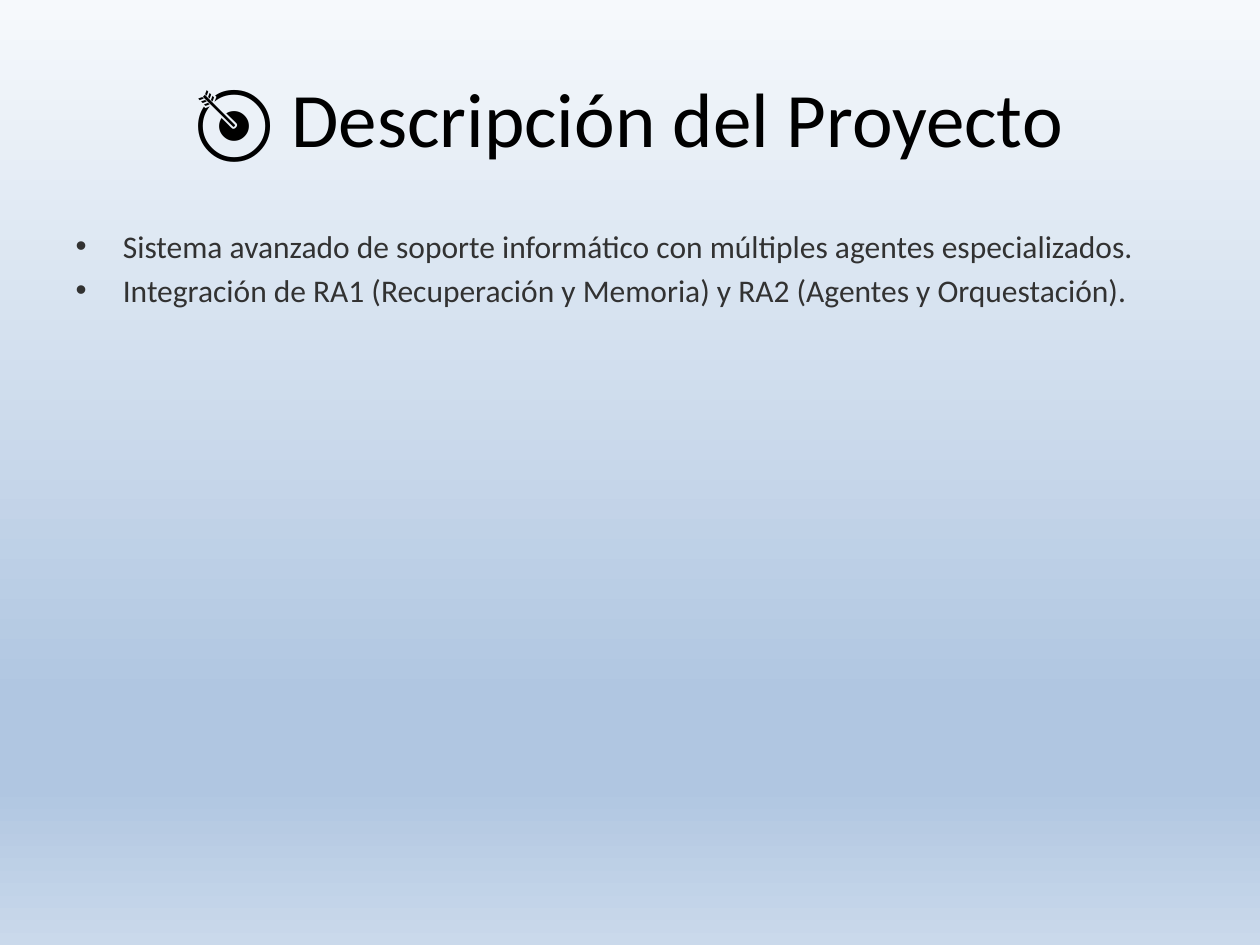
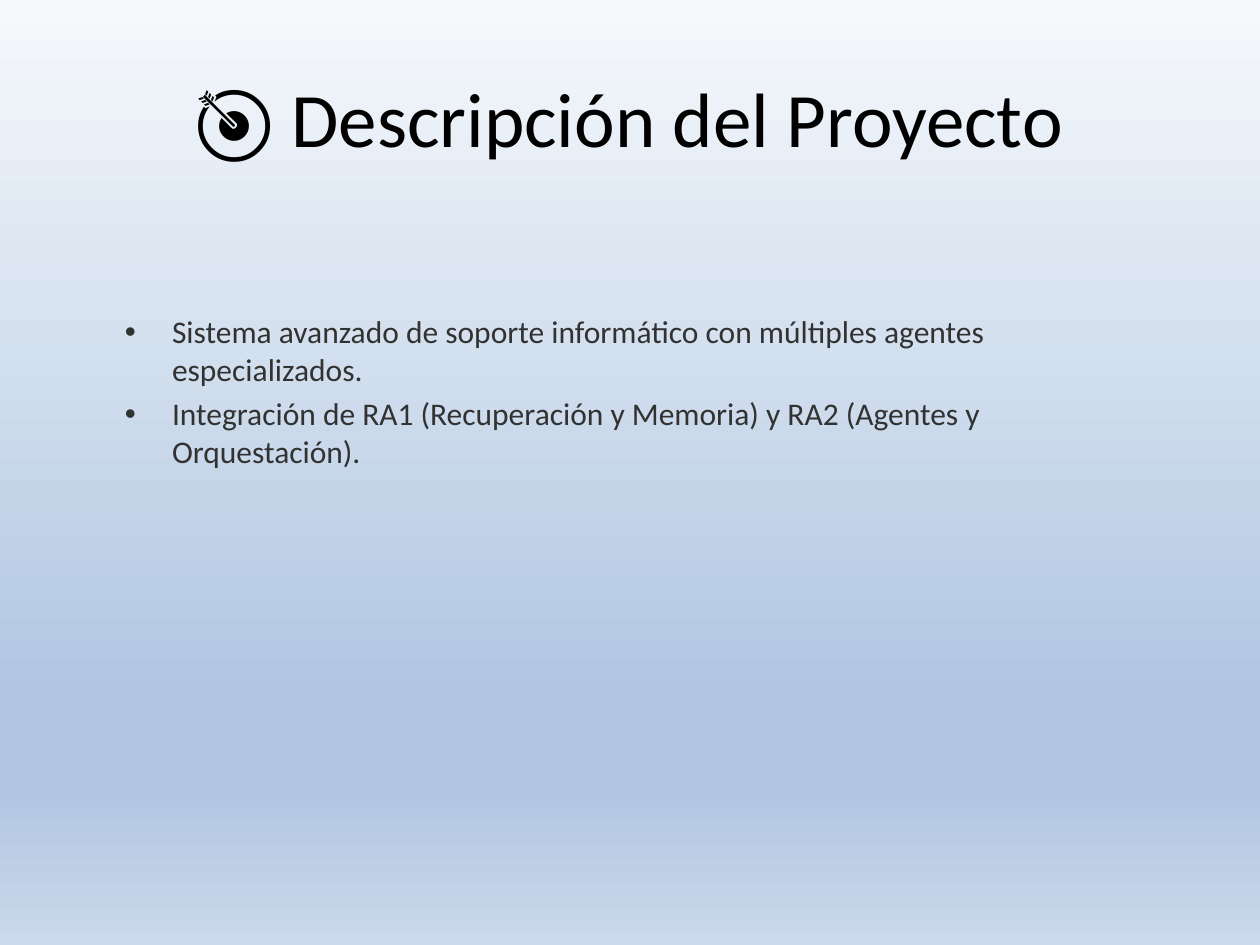
Before and after one commit to Alejandroduoc/pruebaIA, a slide deck: slide 2 of Sistema_MultiAgente_Orquestacion_Inteligente_.pptx. Drawn at 1260x945 pixels with LibreOffice and Linux fonts; fonts in the diff are those of the drawing. Boxes give left, top, right and bottom in pixels: in the first picture for what was removed or moved away, otherwise in the second. Text is boxed around its words. In the diff, an @@ line names an element or a change of style, - is before the commit and + after.

```diff
--- a/Sistema_MultiAgente_Orquestacion_Inteligente_.pptx
+++ b/Sistema_MultiAgente_Orquestacion_Inteligente_.pptx
@@ text "Sistema avanzado de soporte informático ..." rewrapped from (123, 236, 1133, 308) to (172, 321, 984, 468) @@
```
Also in this commit, not shown: 10 other slides changed, 1 slide removed, 1 other file.
